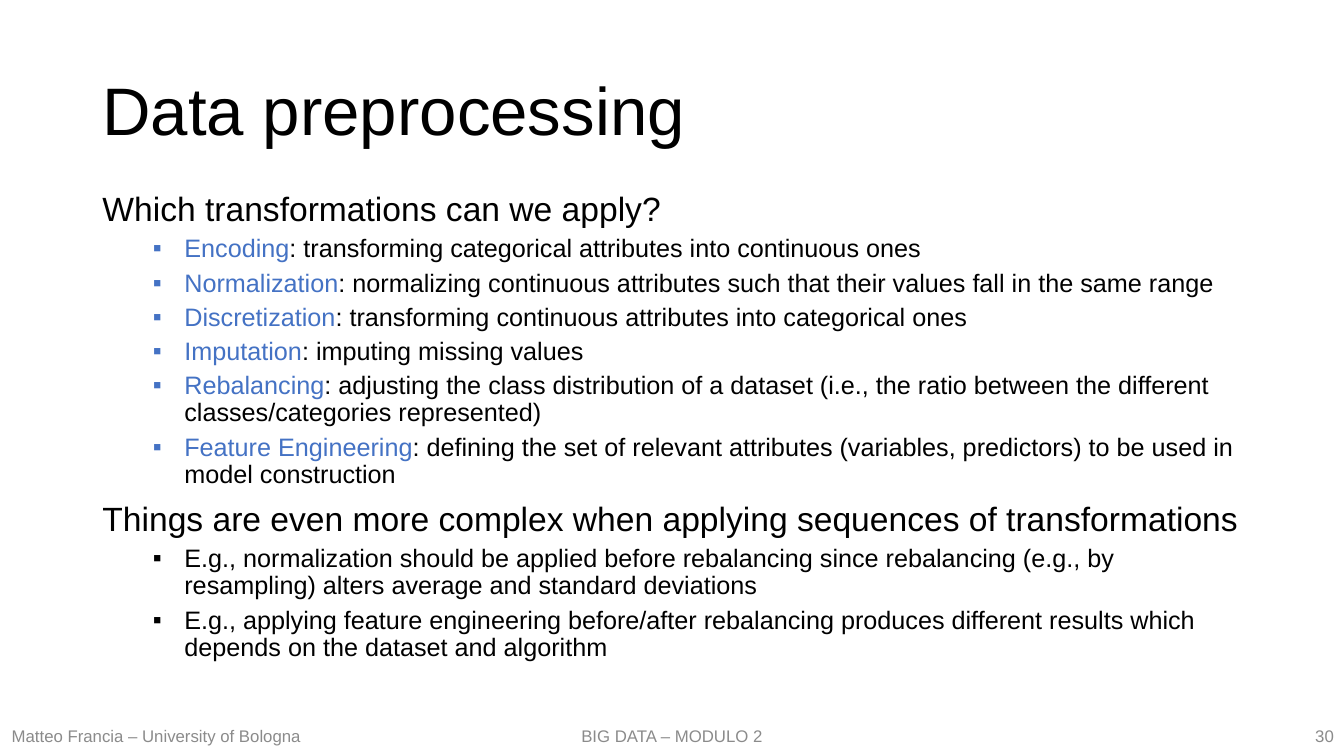
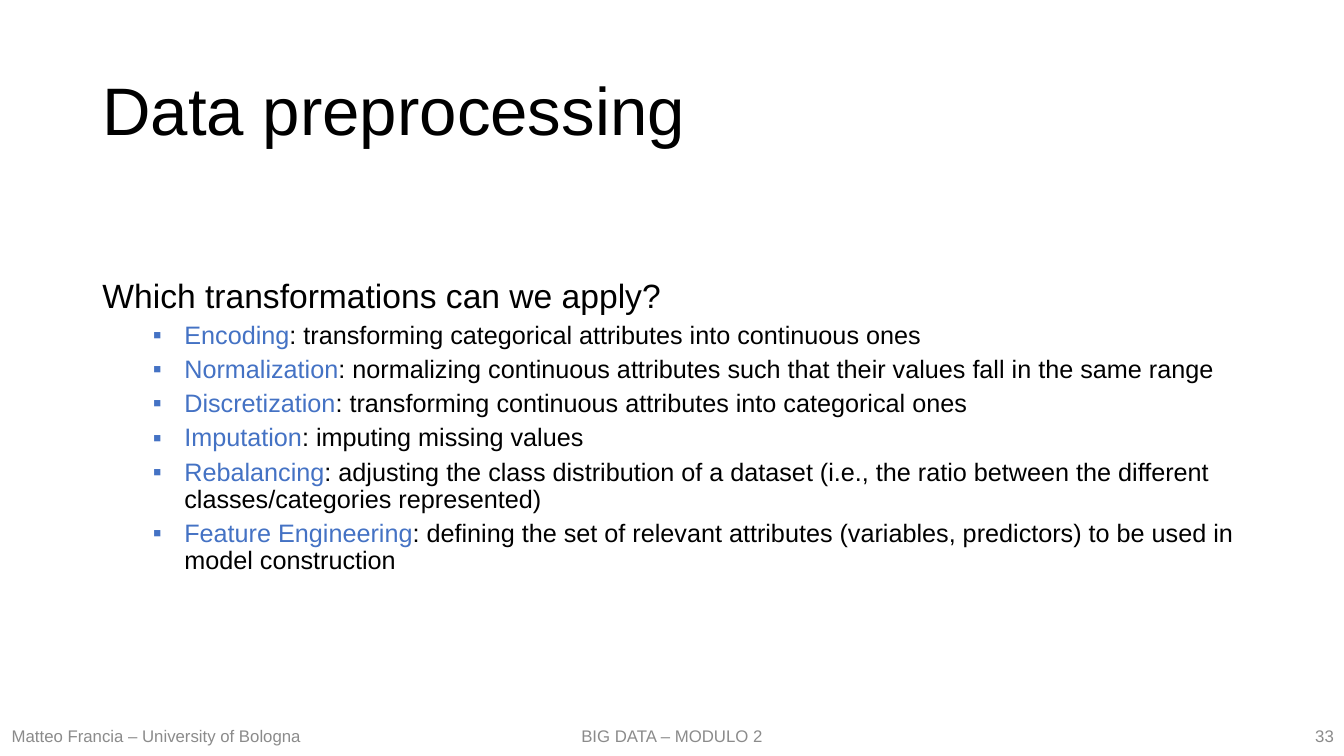
Before and after one commit to w4bo/teaching-handsondatapipelines, a slide deck: slide 33 of 01-DataPreprocessing/slides.pptx (slide 30 before the commit). Drawn at 1344x756 pixels with LibreOffice and Linux fonts; fonts in the diff are those of the drawing. Boxes give left, top, right and bottom in pixels: in the first picture for what was removed or moved away, otherwise in the second. Text is boxed around its words. In the diff, an @@ line names an element or a change of style, - is before the commit and + after.

```diff
--- a/01-DataPreprocessing/slides.pptx
+++ b/01-DataPreprocessing/slides.pptx
@@ text at box(102, 506, 1238, 662): paragraphs removed @@
-Things are even more complex when applying sequences of transformations
-  ▪ E.g., normalization should be applied before rebalancing since rebalancing (e.g., by resampling) alters average and standard deviations
-  ▪ E.g., applying feature engineering before/after rebalancing produces different results which depends on the dataset and algorithm
@@ page number at box(1315, 730, 1334, 742): text changed @@
-30
+33
```
Also in this commit, not shown: 20 other slides changed, 5 slides added, 4 other files.
